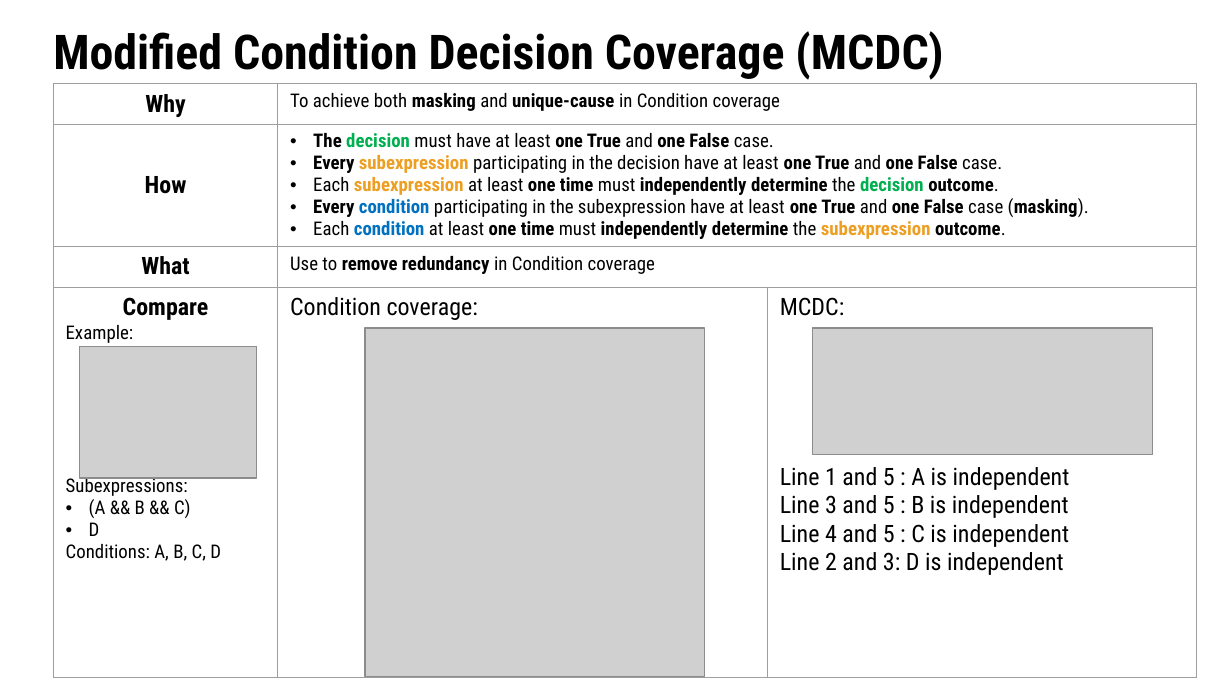
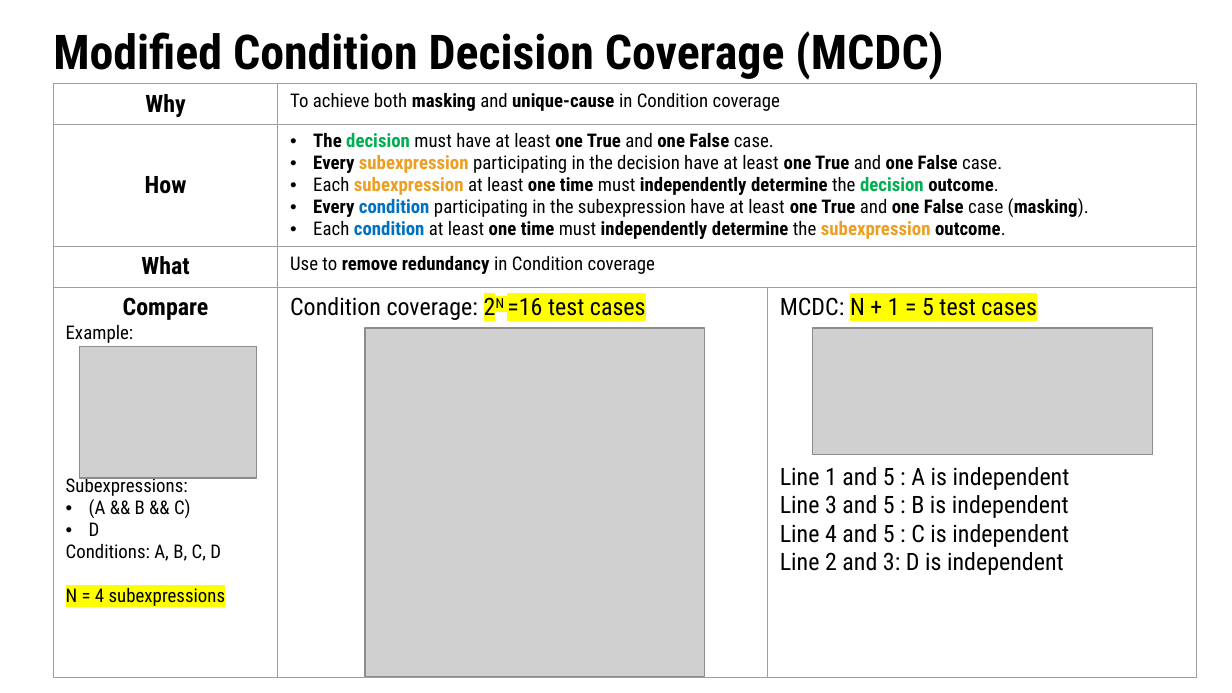
Before and after one commit to TommyandTina/Linux-Lab, a slide deck: slide 14 of APR-2024/0104/Knowledge_UT.pptx. Drawn at 1232x693 pixels with LibreOffice and Linux fonts; fonts in the diff are those of the drawing; grey boxes stand for pictures. Boxes give left, top, right and bottom in pixels: in the first picture for what was removed or moved away, otherwise in the second. Text is boxed around its words. In the diff, an @@ line names an element or a change of style, - is before the commit and + after.

Commit message:
update ppt

```diff
--- a/APR-2024/0104/Knowledge_UT.pptx
+++ b/APR-2024/0104/Knowledge_UT.pptx
@@ table at [53,84,1195,681] @@
-row 4: Compare / Example: / Subexpressions: / (A && B && C) / D / Conditions: A, B, C, D | Condition coverage: | MCDC: / Line 1 and 5 : A is independent / Line 3 and 5 : B is independent / Line 4 and 5 : C is independent / Line 2 and 3: D is independent
+row 4: Compare / Example: / Subexpressions: / (A && B && C) / D / Conditions: A, B, C, D / N = 4 subexpressions | Condition coverage: 2N =16 test cases | MCDC: N + 1 = 5 test cases / Line 1 and 5 : A is independent / Line 3 and 5 : B is independent / Line 4 and 5 : C is independent / Line 2 and 3: D is independent
```
Also in this commit, not shown: 9 other slides changed, 4 slides added, 1 slide removed, 2 other files.
